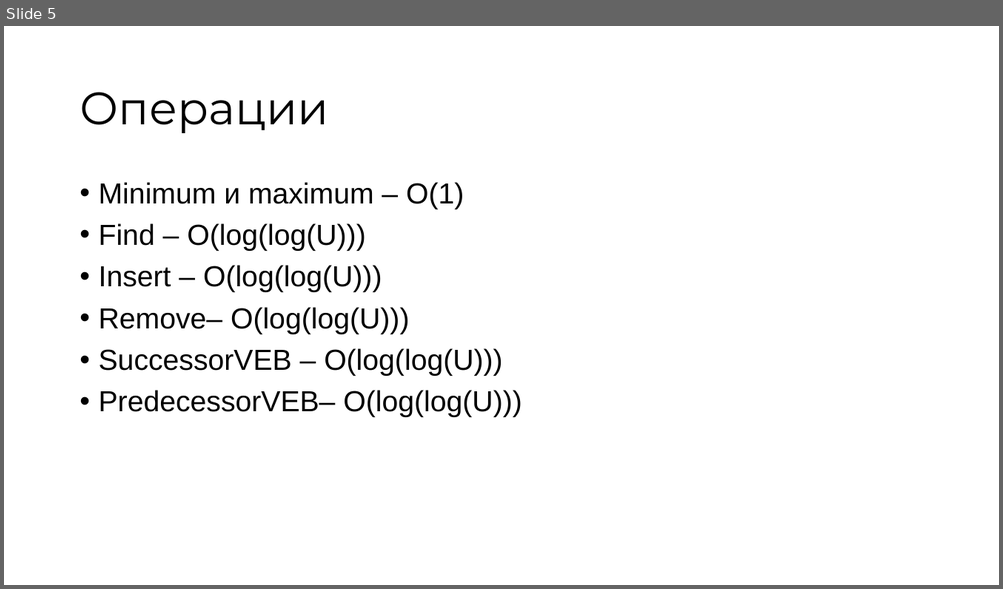
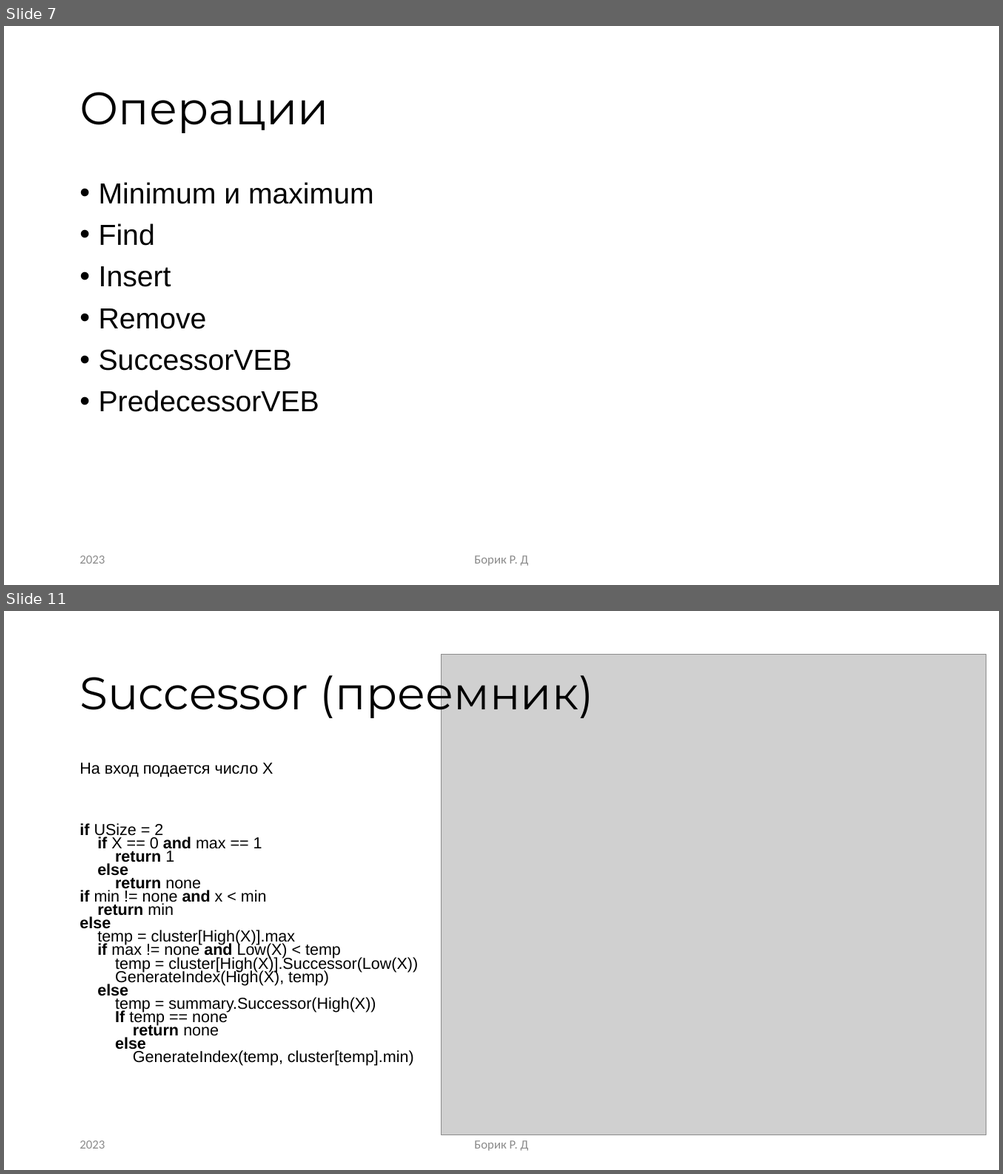
Before and after one commit to RandomServant/Van-Emde-Boas-tree, a slide deck: Presentation van Emde Boas tree.pptx. Shown one above the other, each under a label of ours: slide 5 before the commit, slides 7 and 11 after it; the slides between them are not shown. The pictures are 1003x589 and 1003x1174 pixels, drawn with LibreOffice and Linux fonts; fonts in the diff are those of the drawing; grey boxes stand for pictures. Boxes give left, top, right and bottom in pixels: in the first picture for what was removed or moved away, otherwise in the second. Text is boxed around its words. In the diff, an @@ line names an element or a change of style, - is before the commit and + after.

```diff
--- a/Presentation van Emde Boas tree.pptx
+++ b/Presentation van Emde Boas tree.pptx
@@ slide 11 added at <box>4,611,999,1170</box>, background #FFFFFF @@
@@ picture added at <box>441,654,987,1135</box> @@
@@ title added at <box>79,665,593,721</box>, 44 pt, text #000000 @@
+Successor (преемник)
@@ text added at <box>79,763,418,1066</box>, 15.4 pt, text #000000 @@
+На вход подается число Х
+if USize = 2
+if X == 0 and max == 1
+return 1
+else
+return none
+if min != none and x < min
+return min
+else
+temp = cluster[High(X)].max
+if max != none and Low(X) < temp
+temp = cluster[High(X)].Successor(Low(X))
+GenerateIndex(High(X), temp)
+else
+temp = summary.Successor(High(X))
+If temp == none
+return none
+else
+GenerateIndex(temp, cluster[temp].min)
@@ text added at <box>79,1141,105,1149</box>, 12 pt, text #8C8C8C @@
+2023
@@ text added at <box>474,1141,529,1151</box>, 12 pt, text #8C8C8C @@
+Борик Р. Д
@@ what was slide 5 is now slide 7 @@
@@ slide 7 changed as well @@
@@ text at <box>99,182,374,412</box>: text changed @@
-• Minimum и maximum – O(1)
-• Find – O(log(log(U)))
-• Insert – O(log(log(U)))
-• Remove– O(log(log(U)))
-• SuccessorVEB – O(log(log(U)))
-• PredecessorVEB– O(log(log(U)))
+• Minimum и maximum
+• Find
+• Insert
+• Remove
+• SuccessorVEB
+• PredecessorVEB
@@ text added at <box>79,556,105,564</box>, 12 pt, text #8C8C8C @@
+2023
@@ text added at <box>474,556,529,566</box>, 12 pt, text #8C8C8C @@
+Борик Р. Д
```
Also in this commit, not shown: 1 other slide changed, 16 other slides added, 10 slides removed.
